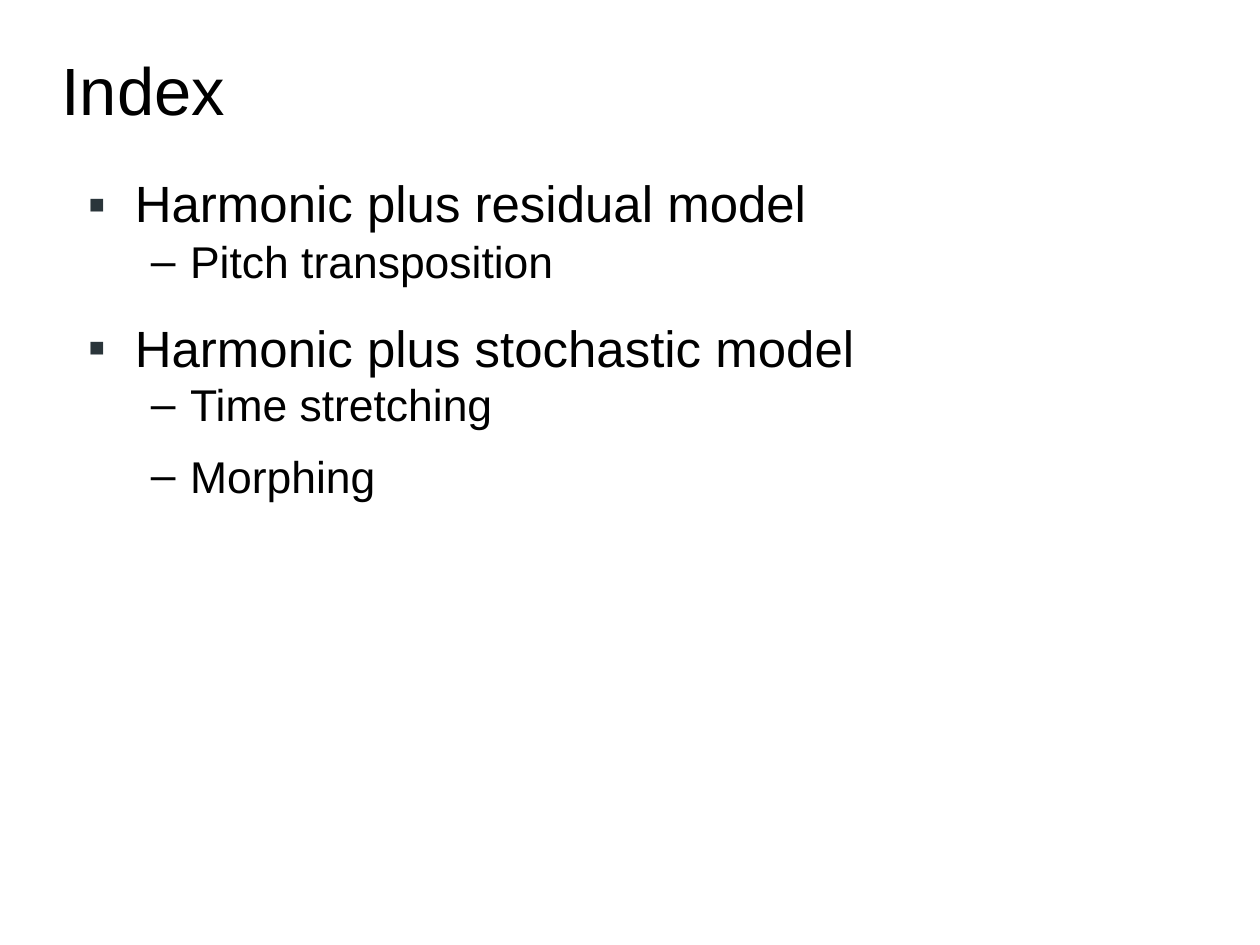
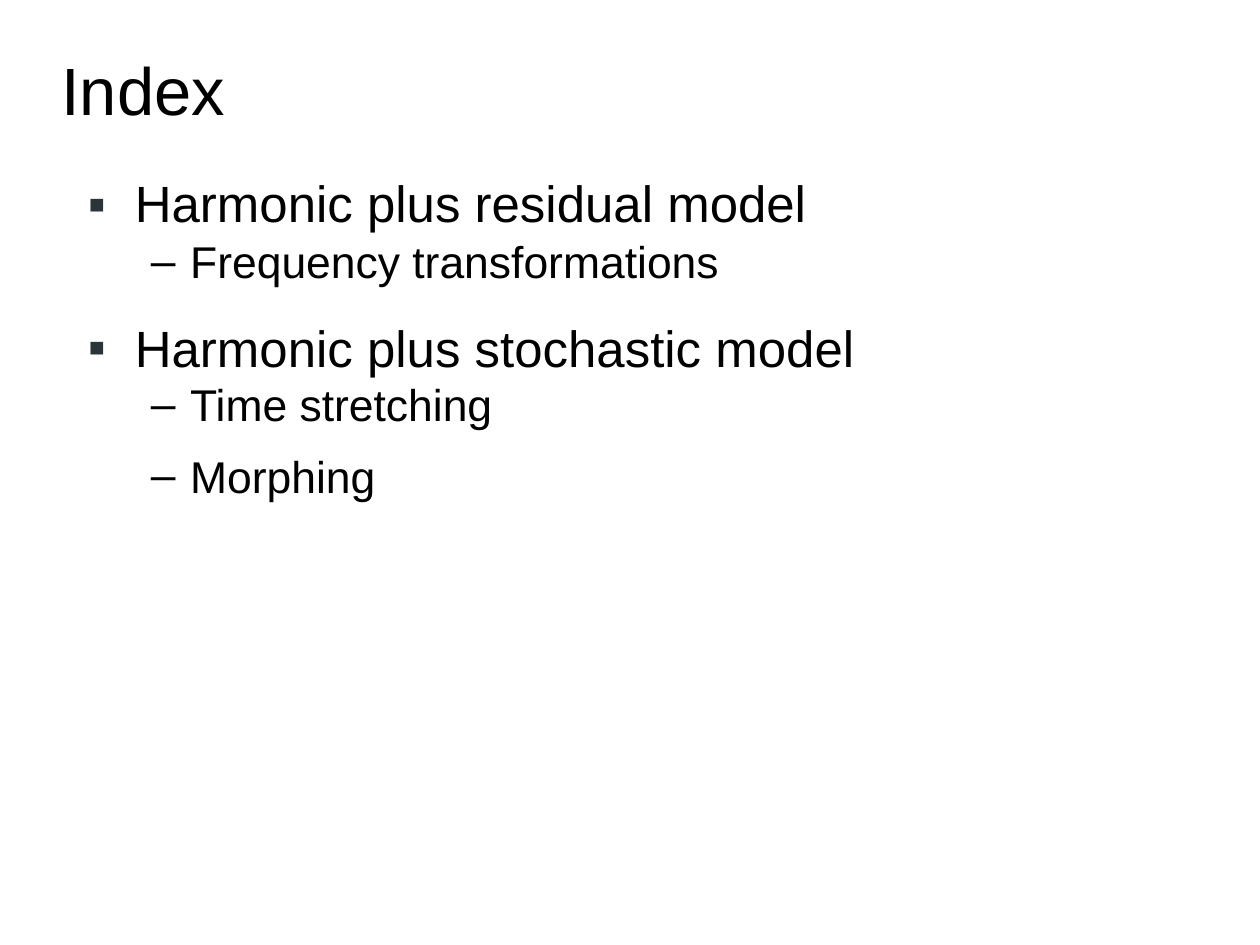
Before and after one commit to hoinx/sms-tools, a slide deck: slide 2 of lectures/8-Sound-transformations/8T2-Sound-transformations-2.odp. Drawn at 1260x945 pixels with LibreOffice and Linux fonts; fonts in the diff are those of the drawing. Boxes give left, top, right and bottom in pixels: in the first picture for what was removed or moved away, otherwise in the second. Text is boxed around its words. In the diff, an @@ line names an element or a change of style, - is before the commit and + after.

```diff
--- a/lectures/8-Sound-transformations/8T2-Sound-transformations-2.odp
+++ b/lectures/8-Sound-transformations/8T2-Sound-transformations-2.odp
@@ text at (190, 245, 718, 288): text changed @@
-  – Pitch transposition
+  – Frequency transformations
```
Also in this commit, not shown: 3 other slides changed, 1 other file.
